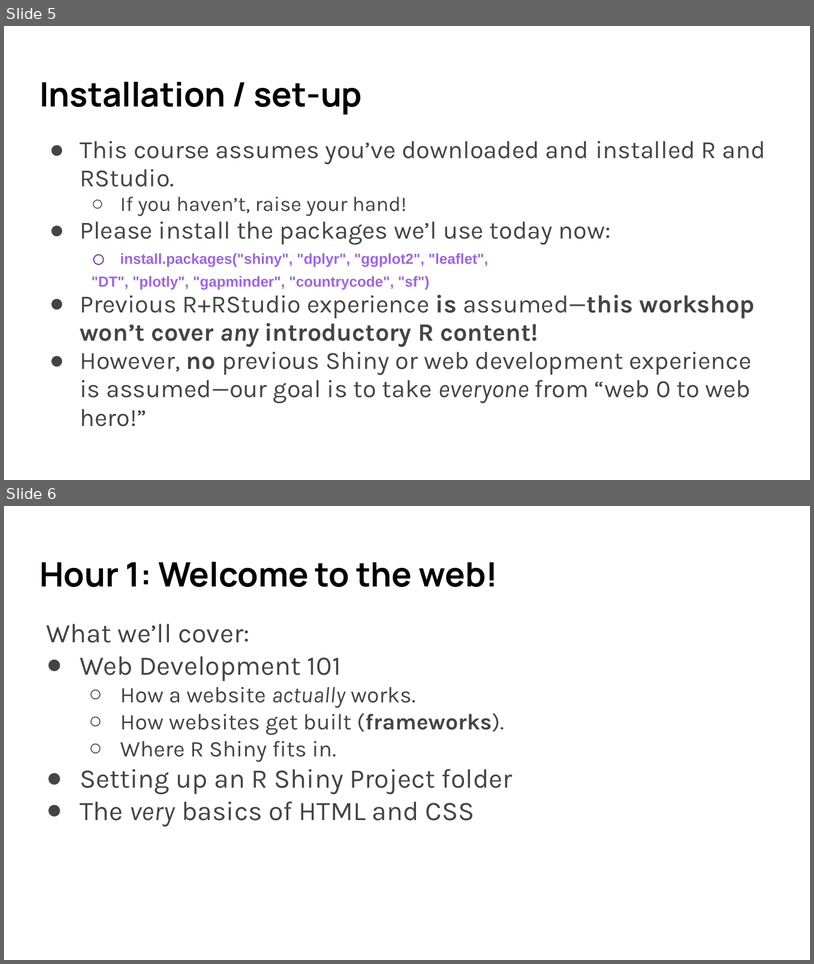
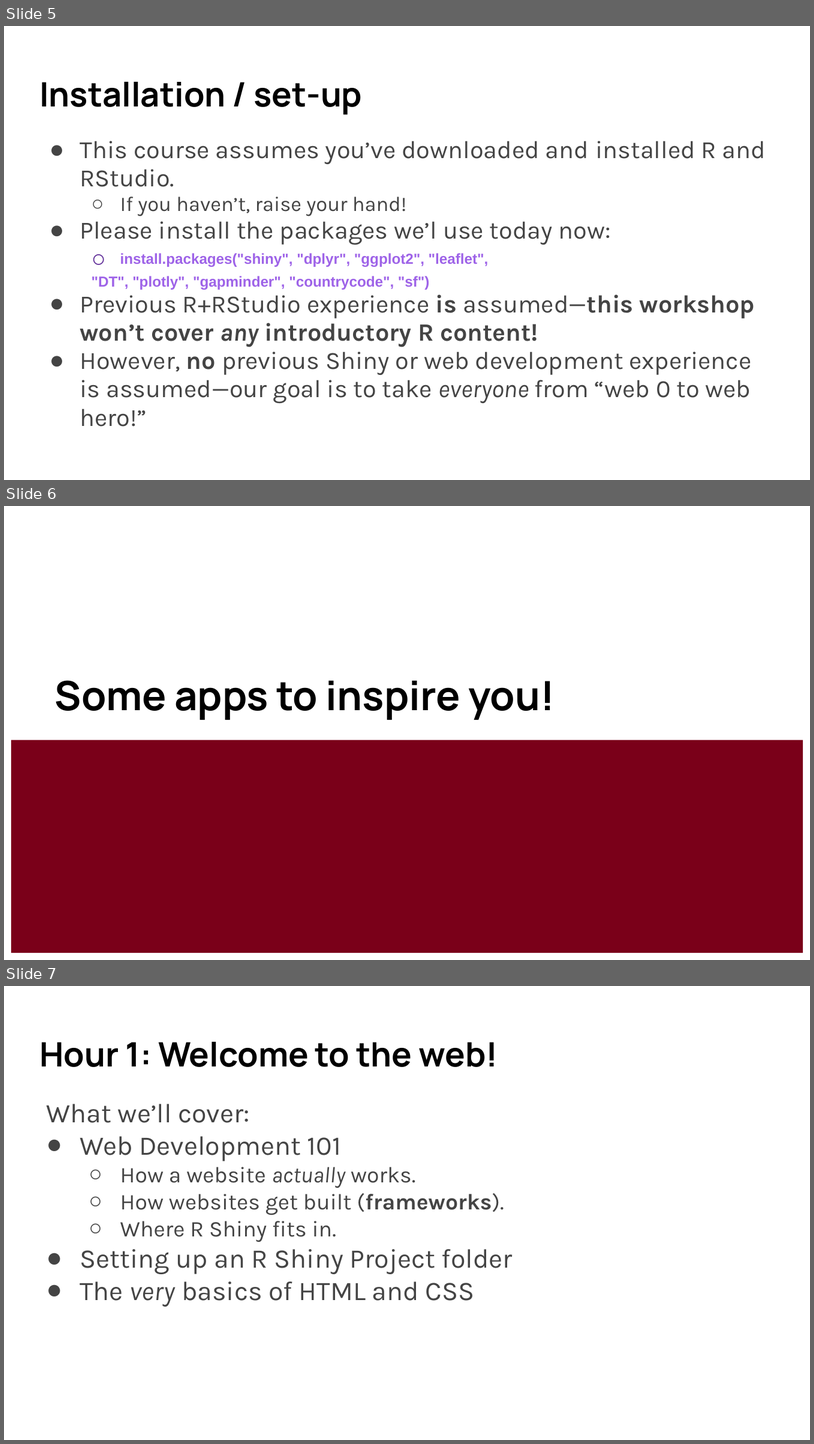
Before and after one commit to umn-dash/r-shiny, a slide deck: instructors/files/SWC slides R Shiny 2024 Fall.pptx. Shown one above the other, each under a label of ours: slides 5 and 6 before the commit, slides 5, 6 and 7 after it. The pictures are 814x964 and 814x1444 pixels, drawn with LibreOffice and Linux fonts; fonts in the diff are those of the drawing. Boxes give left, top, right and bottom in pixels: in the first picture for what was removed or moved away, otherwise in the second. Text is boxed around its words. In the diff, an @@ line names an element or a change of style, - is before the commit and + after.

```diff
--- a/instructors/files/SWC slides R Shiny 2024 Fall.pptx
+++ b/instructors/files/SWC slides R Shiny 2024 Fall.pptx
@@ slide 6 added at box(4, 506, 810, 960), background #FFFFFF @@
@@ title added at box(55, 680, 555, 720), 36 pt, text #000000, bold @@
+Some apps to inspire you!
@@ rectangle added at box(11, 740, 803, 953), fill #7A0019 @@
@@ what was slide 6 is now slide 7 @@
```
Also in this commit, not shown: 1 other file.
